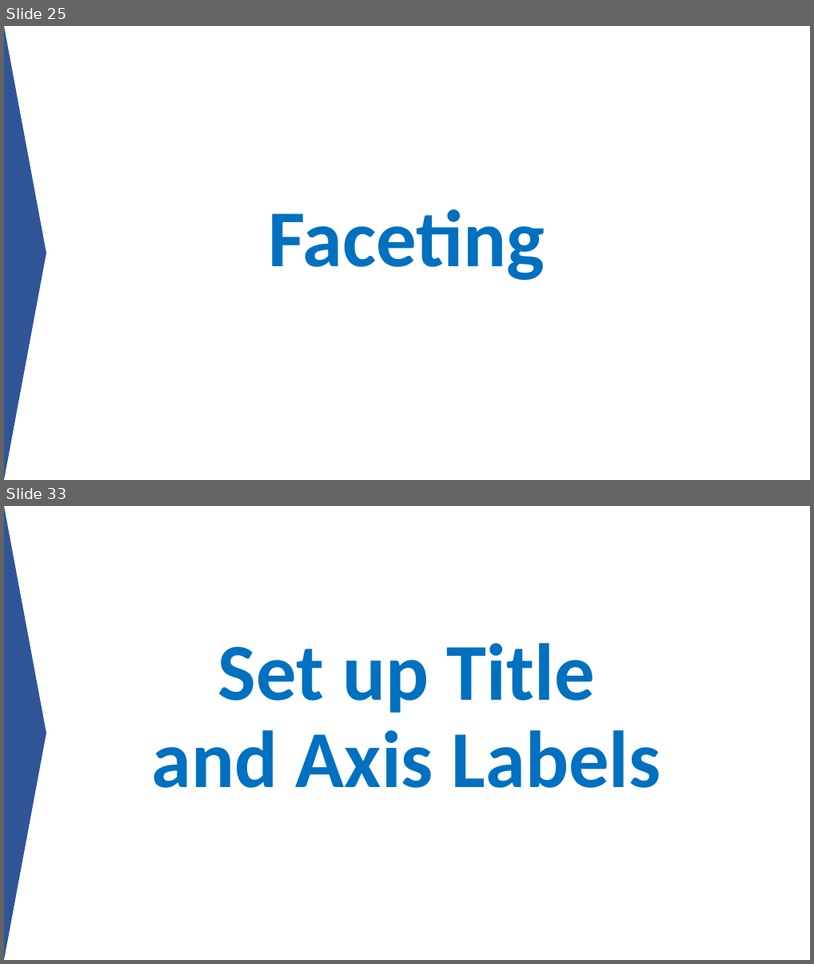
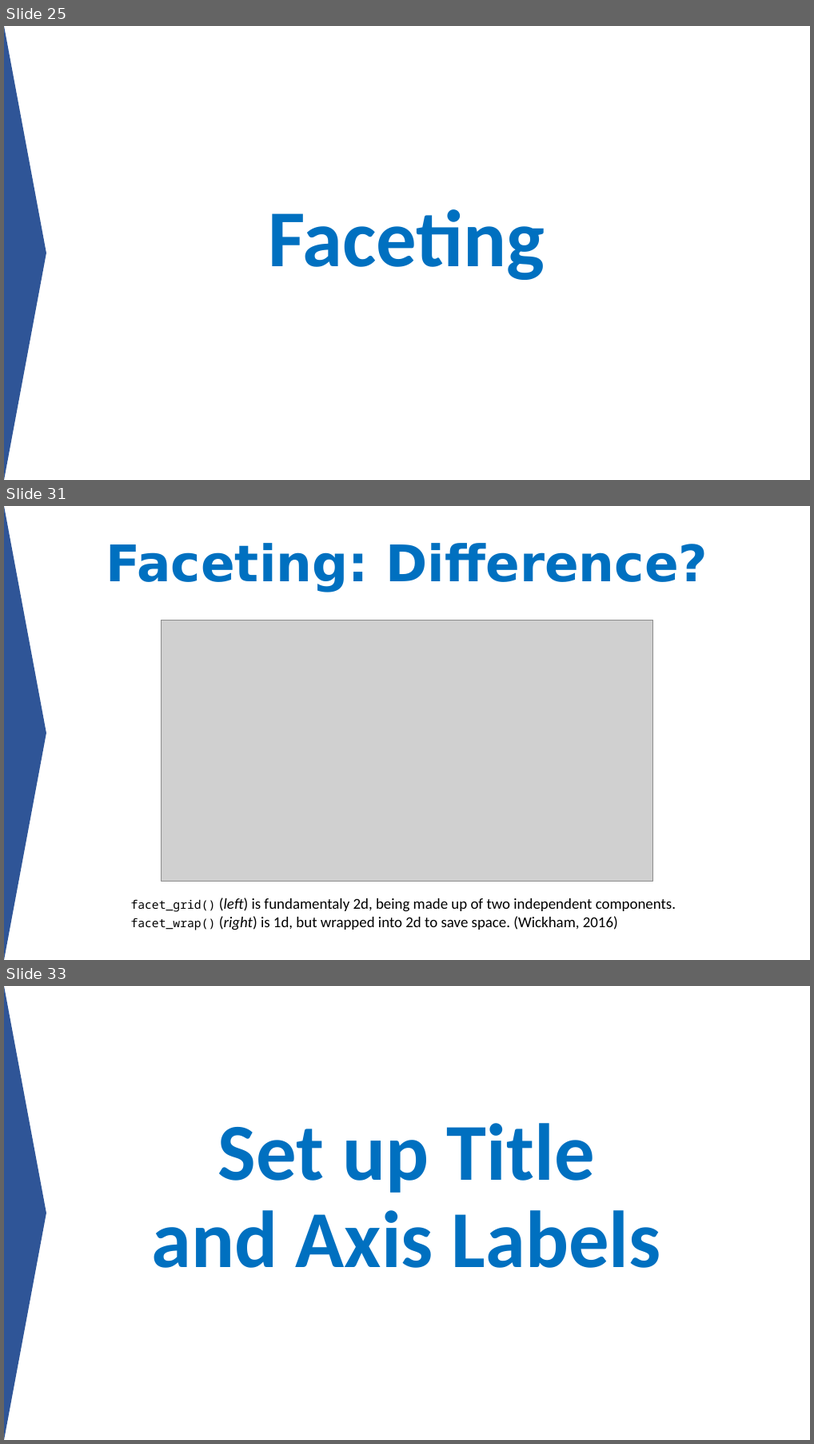
Before and after one commit to aephidayatuloh/DataViz-Introggplot2, a slide deck: Data Visualization - Simply but Beauty ggplot2.pptx. Shown one above the other, each under a label of ours: slides 25 and 33 before the commit, slides 25, 31 and 33 after it; the slides between them are not shown. The pictures are 814x964 and 814x1444 pixels, drawn with LibreOffice and Linux fonts; fonts in the diff are those of the drawing; grey boxes stand for pictures. Boxes give left, top, right and bottom in pixels: in the first picture for what was removed or moved away, otherwise in the second. Text is boxed around its words. In the diff, an @@ line names an element or a change of style, - is before the commit and + after.

```diff
--- a/Data Visualization - Simply but Beauty ggplot2.pptx
+++ b/Data Visualization - Simply but Beauty ggplot2.pptx
@@ slide 31 added at bbox=[4, 506, 810, 960], background #FFFFFF; not listed: 1 template element that a slide beside it also shows @@
@@ title added at bbox=[106, 543, 709, 592], 60 pt, text #0070C0, bold @@
+Faceting: Difference?
@@ picture added at bbox=[162, 620, 654, 880] @@
@@ text added at bbox=[131, 897, 676, 930], 18 pt, text #000000 @@
+facet_grid() (left) is fundamentaly 2d, being made up of two independent components.
+facet_wrap() (right) is 1d, but wrapped into 2d to save space. (Wickham, 2016)
```
Also in this commit, not shown: 32 slides changed, 2 slides removed.
